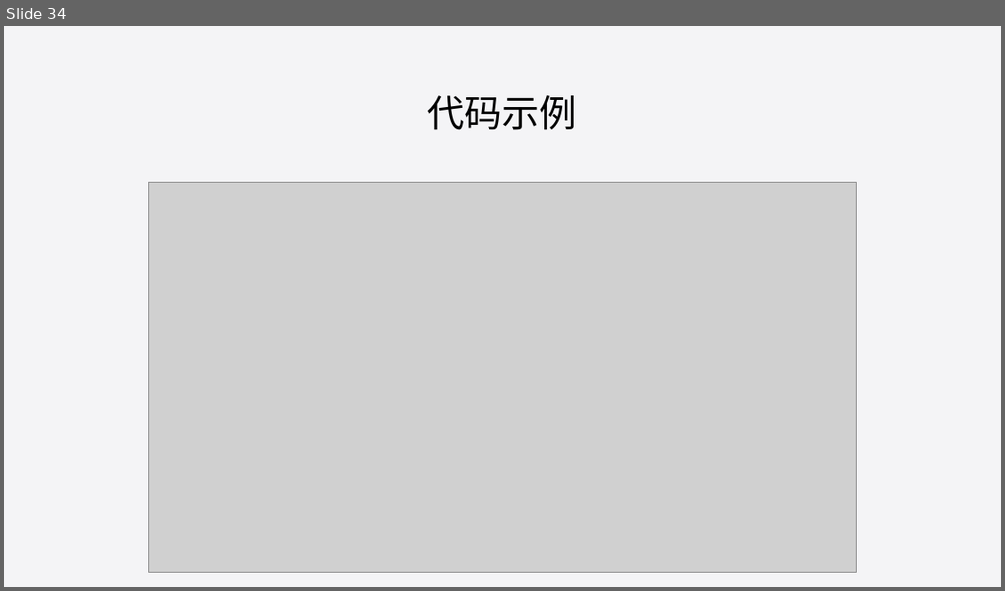
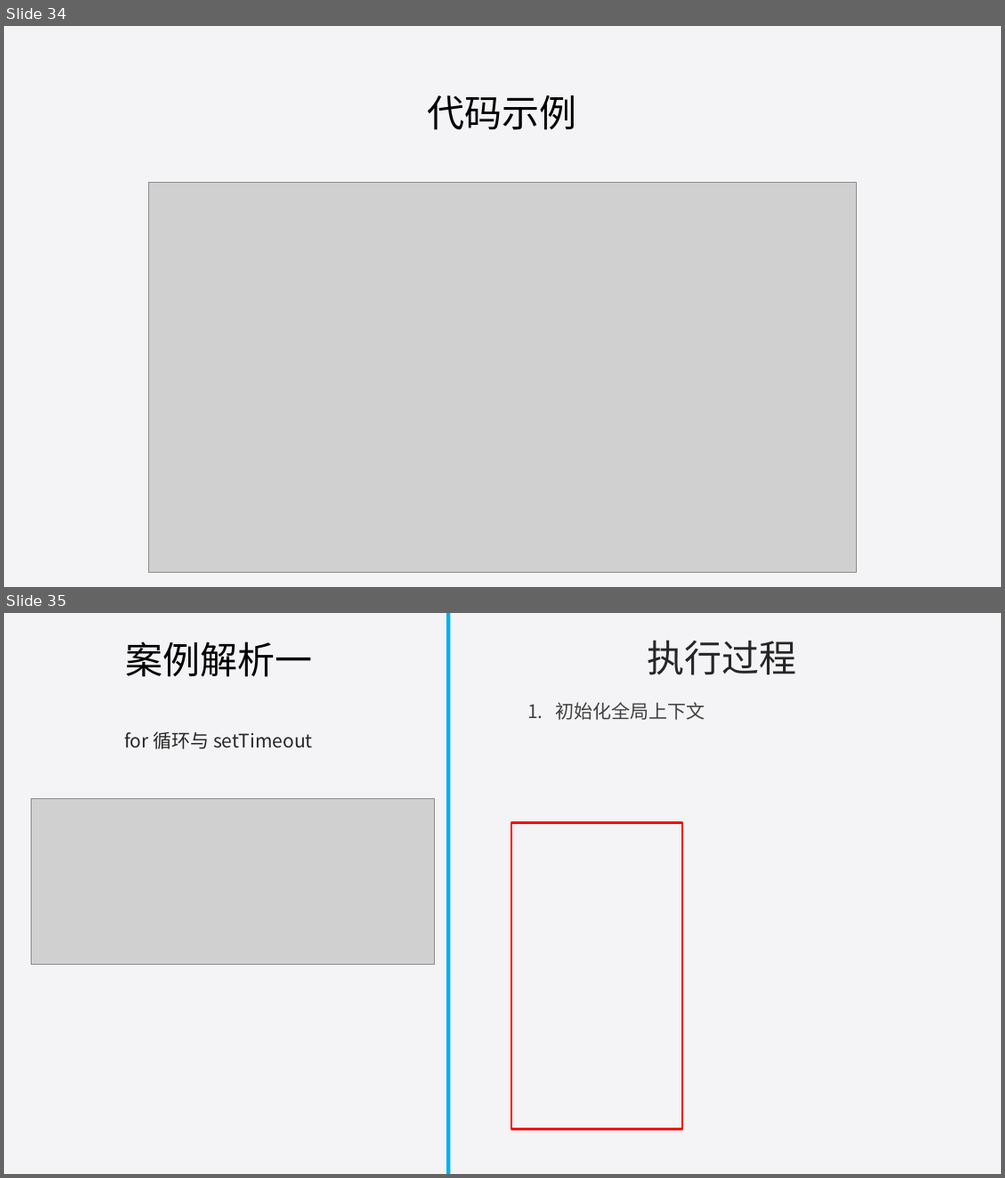
Before and after one commit to liuweiGL/share, a slide deck: ppt/JavaScript基础一.pptx. Shown one above the other, each under a label of ours: slide 34 before the commit, slides 34 and 35 after it. The pictures are 1005x591 and 1005x1178 pixels, drawn with LibreOffice and Linux fonts; fonts in the diff are those of the drawing; grey boxes stand for pictures. Boxes give left, top, right and bottom in pixels: in the first picture for what was removed or moved away, otherwise in the second. Text is boxed around its words. In the diff, an @@ line names an element or a change of style, - is before the commit and + after.

```diff
--- a/ppt/JavaScript基础一.pptx
+++ b/ppt/JavaScript基础一.pptx
@@ slide 35 added at (4, 613, 1001, 1174), background #F4F4F6 @@
@@ rectangle added at (446, 613, 451, 1174), fill #00B0F0 @@
@@ title added at (126, 641, 313, 677), 36 pt, text #000000 @@
+案例解析一
@@ text added at (647, 640, 796, 675), 36 pt, text #262626 @@
+执行过程
@@ text added at (556, 702, 705, 720), 18 pt, text #404040 @@
+1. 初始化全局上下文
@@ text added at (124, 731, 313, 749), 18 pt, text #262626 @@
+for 循环与 setTimeout
@@ picture added at (32, 799, 435, 965) @@
@@ rectangle added at (511, 823, 681, 1129), outline #FF0000 2 pt @@
```
Also in this commit, not shown: 1 slide changed, 1 slide removed.
